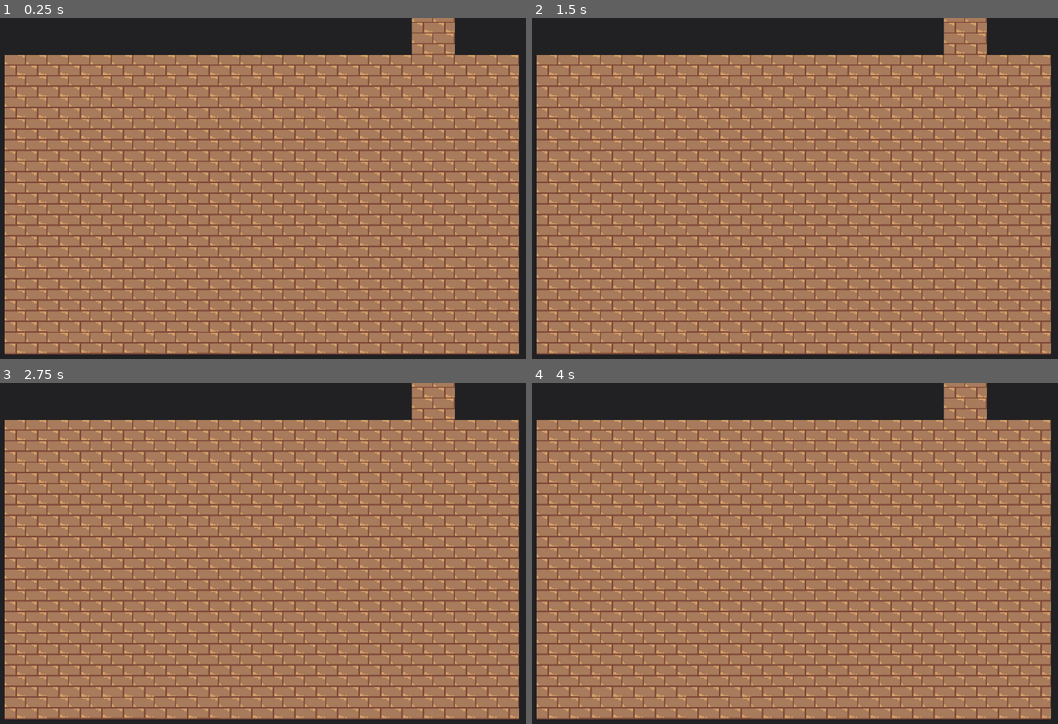
Above: before the commit, frames 1-4 (two rows, left to right).
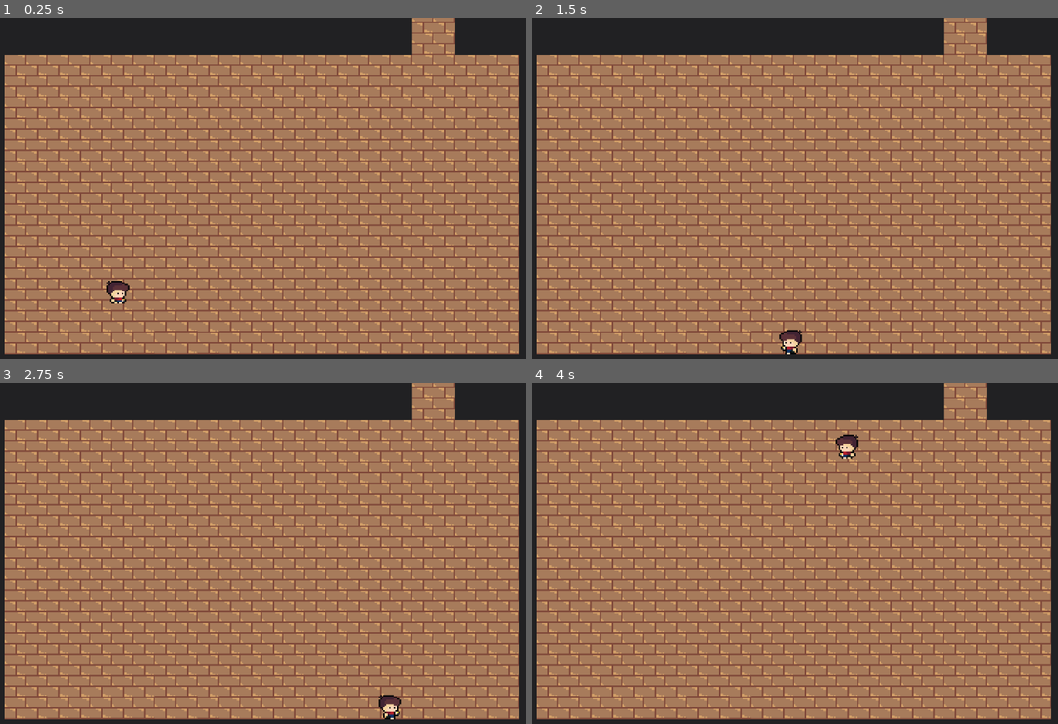
Above: after the commit, the same moments.

Repository: GabO-y/Game-Project_Comp.-Grafica
Game: Godot game, scene res://Cenas/House/House.tscn
Same seed, same stepped clock (60 frames per second), same inputs: the game is played once before the commit and once after it.
Inputs (mouse positions are in pixels of both pictures, inside the frame that each line leads up to):
- Up to frame 1 (0.25 s): no input
- Up to frame 2 (1.5 s): tap Enter (ui_accept) at 0.5, 0.6, 0.77, 1.07 s; move the mouse to (921, 174) at 0.52 s; hold Right (ui_right) 0.53-1.28 s; move the mouse to (663, 208) at 1.27 s; hold Down (ui_down) from 1.28 s (still down); tap Space (dash) at 1.35 s
- Up to frame 3 (2.75 s): tap Enter (ui_accept) at 1.52, 1.55, 1.82, 2, 2.1 s; move the mouse to (315, 478) at 2.02 s; release Down (ui_down) at 2.03 s; hold Right (ui_right) from 2.03 s (still down)
- Up to frame 4 (4 s): move the mouse to (752, 625) at 2.77 s; release Right (ui_right) at 2.78 s; hold Up (ui_up) 2.78-3.53 s; tap Space (dash) at 2.85 s; tap Enter (ui_accept) at 3.02, 3.05, 3.32, 3.6, 3.77 s; move the mouse to (973, 608) at 3.52 s; hold Left (ui_left) from 3.53 s (still down)

The runs differ from the first frame. In frame 1, 0.2% of the frame differs, in the area x 20-25%, y 77-84%; in frame 2, 0.2%; in frame 3, 0.2%; in frame 4, 0.2%, in the area x 57-63%, y 15-23%.

Commit message:
drop de items e chaves (prototipo)

Diff:
--- a/Cenas/Enemie/Fantasm/fantasm.gd
+++ b/Cenas/Enemie/Fantasm/fantasm.gd
@@ -83,6 +83,10 @@
 
 func die():
 
+	print("dropou:")
+	for i in drop:
+		print("\t", i)
+
 	if !is_active: return
 
 	anim.visible = false
@@ -100,3 +104,5 @@
 
 	await die.animation_finished
 	die.visible = false
+
+	die_alert.emit(drop, body.global_position)
--- a/Cenas/Enemie/Spawner/enemy_spawaner.gd
+++ b/Cenas/Enemie/Spawner/enemy_spawaner.gd
@@ -25,6 +25,7 @@
 		time = 0
 		enemies.append(spawanEmenie())
 		enemies_already_spawner += 1
+
 
 
 func get_random_point_in_area(area: Area2D) -> Vector2:
@@ -67,6 +68,8 @@
 	add_child(ene)
 	enemies.append(ene)
 
+	ene.die_alert.connect(_drop_items)
+
 	return ene
 
 func set_enemie(ene: PackedScene):
@@ -91,3 +94,27 @@
 	if enemies.size() > 0: return false
 	if enemies_already_spawner < limit_spawn: return false
 	return true
+
+func someone_cotains_key() -> bool:
+	for ene in enemies:
+		for item in ene.drop:
+			if item is Key:
+				return true
+
+	return false
+
+func _drop_items(drop, postion):
+
+	print("hdfkjdshfukhsdk")
+
+	for i in drop:
+		if i is Node2D:
+			if i is Key:
+				print("essa chave aqui: ", i.name)
+				i.global_position = position
+				add_child(i)
+				print("tem chave")
+				#Agr tem que fazer as coisas aqui
+				#a chave ja esta no nó spawn que gerencia isso (talvez por exquanto)
+				#So precisa fazer a chave ser vizualizada, e dps o player obter ela
+				#Tem que por a animação de pegar chave tbm
--- a/Cenas/Enemie/enemy.gd
+++ b/Cenas/Enemie/enemy.gd
@@ -17,8 +17,14 @@
 var dir: Vector2 = Vector2.ZERO #direção do inimigo, fiz pra facilitar com as animações
 var is_active: bool = false
 var knockback_force: float = 500.0
+var drop = []
+var max_drop_amount: int
 
 func _ready() -> void:
+
+	max_drop_amount = Globals.random_width([0,1,2], [40, 40, 5])
+
+	print("max: ", max_drop_amount)
 
 	if level > 1:
 		life *= 1 + (0.5 * level)
@@ -58,7 +64,7 @@
 	var distance = randf_range(0, radius)
 	return area.global_position + Vector2(cos(angle), sin(angle)) * distance
 
-func disable():
+func disable():# Fallback
 	is_active = false
 	body.collision_layer = 10
 	body.collision_mask = 10
@@ -84,6 +90,12 @@
 	body.velocity = knockback_dir * knockback_force
 
 func die():
+	print("dropou:")
+	for i in drop:
+		print("\t", i)
+
+	die_alert.emit(drop, body.global_position)
+
 	hide()
 	disable()
 
@@ -96,3 +108,5 @@
 	sprite.modulate = Color.RED
 	await get_tree().create_timer(0.1).timeout
 	sprite.modulate = original_color
+
+signal die_alert(drop, position)
--- a/Cenas/LightArmor/light_armor.gd
+++ b/Cenas/LightArmor/light_armor.gd
@@ -23,7 +23,6 @@
 	area.body_exited.connect(_reset_time_hit)
 
 	area.collision_mask = 2
-
 
 func _process(delta: float) -> void:
 
--- /dev/null
+++ b/Cenas/Objects/Keys/key.gd
@@ -0,0 +1,24 @@
+extends Item
+
+class_name Key
+
+var what_open: Array[String]
+
+static func generate_key(name: String) -> Item:
+	var key = Key.new()
+
+	var rooms_name = name.split(",")
+
+	key.what_open.append(str(rooms_name[0]))
+	key.what_open.append(str(rooms_name[1]))
+
+	key.name = name
+
+	return key
+
+func equals(key: Key):
+	if what_open[0] == key.what_open[0] and what_open[1] == key.what_open[1]:
+		return true
+	if what_open[0] == key.what_open[1] and what_open[1] == key.what_open[0]:
+		return true
+	return false
--- /dev/null
+++ b/Cenas/Objects/Keys/key.tscn
@@ -0,0 +1,14 @@
+[gd_scene load_steps=3 format=3 uid="uid://dw3qalysdkhwx"]
+
+[ext_resource type="Script" uid="uid://dihntck648mlm" path="res://Cenas/Objects/Keys/key.gd" id="1_bd1d6"]
+[ext_resource type="Texture2D" uid="uid://diy5gp5mllksu" path="res://Assets/Objects/Keys/key_common.png" id="2_ha1oj"]
+
+[node name="Key" type="Node2D" node_paths=PackedStringArray("sprite")]
+script = ExtResource("1_bd1d6")
+sprite = NodePath("Sprite2D")
+
+[node name="Sprite2D" type="Sprite2D" parent="."]
+texture_filter = 1
+position = Vector2(387, 387)
+scale = Vector2(49.375, 49.375)
+texture = ExtResource("2_ha1oj")
--- /dev/null
+++ b/Cenas/Objects/item.gd
@@ -0,0 +1,5 @@
+extends Node2D
+
+class_name Item
+
+@export var sprite: Sprite2D
--- /dev/null
+++ b/Cenas/Objects/item.tscn
@@ -0,0 +1,8 @@
+[gd_scene load_steps=2 format=3 uid="uid://dhr4yauog3de"]
+
+[ext_resource type="Script" uid="uid://beu2v85bs2cra" path="res://Cenas/Objects/item.gd" id="1_n4uwx"]
+
+[node name="Item" type="Node2D"]
+script = ExtResource("1_n4uwx")
+
+[node name="Sprite2D" type="Sprite2D" parent="."]
--- a/Cenas/Player/Player.tscn
+++ b/Cenas/Player/Player.tscn
@@ -220,8 +220,10 @@
 
 [sub_resource type="CircleShape2D" id="CircleShape2D_yjlpd"]
 
-[node name="Player" type="Node2D" groups=["player"]]
+[node name="Player" type="Node2D" node_paths=PackedStringArray("player_body", "anim") groups=["player"]]
 script = ExtResource("1_yjlpd")
+player_body = NodePath("CharacterBody2D")
+anim = NodePath("CharacterBody2D/AnimatedSprite2D")
 
 [node name="CharacterBody2D" type="CharacterBody2D" parent="." groups=["player"]]
 
--- a/Cenas/Player/player.gd
+++ b/Cenas/Player/player.gd
@@ -3,6 +3,7 @@
 
 @export var armor: LightArmor
 @export var armor_energie: int
+var items: Array[Item]
 
 var input_vector
 
@@ -19,12 +20,14 @@
 var can_teleport = true
 var last_direction_right
 
-@onready var player_body := $CharacterBody2D as CharacterBody2D
-@onready var anim := $CharacterBody2D/AnimatedSprite2D
+@export var player_body: CharacterBody2D
+@export var anim: AnimatedSprite2D
 
 var enemies_touch = {}
 
 func _ready() -> void:
+
+	items.append(Key.generate_key("SafeRoom,Hallway1"))
 
 	var hit_area = $CharacterBody2D/HitArea as Area2D
 
@@ -34,6 +37,9 @@
 	armor = preload("res://Cenas/LightArmor/Lantern/Lantern.tscn").instantiate()
 	armor.player = self
 	add_child(armor)
+
+	for i in items:
+		print(i.name)
 
 
 func _process(delta: float) -> void:
--- a/Cenas/Rooms/Door/Door.tscn
+++ b/Cenas/Rooms/Door/Door.tscn
@@ -5,8 +5,10 @@
 [sub_resource type="CircleShape2D" id="CircleShape2D_6rchu"]
 radius = 7.0
 
-[node name="Door" type="Node2D"]
+[node name="Door" type="Node2D" node_paths=PackedStringArray("area")]
 script = ExtResource("1_8re4r")
+area = NodePath("Area2D")
+is_locked = true
 
 [node name="Area2D" type="Area2D" parent="."]
 
--- a/Cenas/Rooms/Door/door.gd
+++ b/Cenas/Rooms/Door/door.gd
@@ -2,16 +2,12 @@
 
 class_name Door
 
-@onready var area: Area2D;
+@export var area: Area2D;
 var goTo #Room que ele deve ir
+@export var is_locked: bool
 
-func _ready() -> void:
-	for i in get_children():
-		if i is Area2D:
-			area = i
-			area.body_entered.connect(_player_enter)
-			break
-
+func _ready():
+	area.body_entered.connect(_player_enter)
 
 func _player_enter(body):
 
@@ -28,10 +24,20 @@
 	else:
 		player = body.get_parent()
 
+	var contains_key = false
+
+	for i in player.items:
+		if i is Key:
+			if name in i.what_open:
+				contains_key = true
+				break
+
+	if !contains_key:
+		return
+
 	for i in get_children():
 		if i is Area2D:
 			i.set_deferred("monitoring", false)
-
 
 	print(Globals.current_scene.is_clean())
 
--- a/Cenas/Rooms/Hallway1.tscn
+++ b/Cenas/Rooms/Hallway1.tscn
@@ -292,8 +292,9 @@
 [sub_resource type="LabelSettings" id="LabelSettings_dhlrb"]
 font_size = 34
 
-[node name="Hallway1" type="Node2D" groups=["rooms"]]
+[node name="Hallway1" type="Node2D" node_paths=PackedStringArray("spaweners") groups=["rooms"]]
 script = ExtResource("1_ul83h")
+spaweners = [NodePath("FantasmSpawn")]
 
 [node name="TileMapLayer" type="TileMapLayer" parent="."]
 texture_filter = 1
@@ -305,7 +306,7 @@
 
 [node name="FantasmSpawn" parent="." groups=["spawns"] instance=ExtResource("5_adw16")]
 position = Vector2(454, 319)
-limit_spawn = 1
+limit_spawn = 5
 
 [node name="Test" parent="." instance=ExtResource("4_1535b")]
 position = Vector2(785, 278)
--- a/Cenas/Rooms/SafeRoom.tscn
+++ b/Cenas/Rooms/SafeRoom.tscn
@@ -300,3 +300,4 @@
 
 [node name="Hallway1" parent="." instance=ExtResource("4_6qrko")]
 position = Vector2(724, 201)
+is_locked = false
--- a/Cenas/Rooms/room.gd
+++ b/Cenas/Rooms/room.gd
@@ -2,8 +2,11 @@
 
 class_name Room
 
+@export var is_clear: bool = false
 @export var finish = false
-var spaweners = []
+@export var spaweners: Array[Spawn]
+@export var spread: bool = false
+var spread_one = false
 var doors: Array[Door]
 
 func _ready() -> void:
@@ -13,13 +16,18 @@
 		if child is Door:
 			doors.append(child)
 
+func _process(delta: float) -> void:
+	if spread:
+		spread_items()
 
 func is_clean() -> bool:
 	for spawn in spaweners:
 		if spawn is Spawn:
 			if !spawn.is_clean(): return false
+
+	claer_room.emit()
+
 	return true
-
 
 func desable():
 	switch_process(false)
@@ -28,8 +36,11 @@
 	switch_process(true)
 
 func switch_process(mode: bool):
+
 	if mode: show()
 	else: hide()
+
+	spread = mode
 
 	for item in get_children():
 		if item is Door:
@@ -38,3 +49,49 @@
 			item.collision_enabled = mode
 		if item is Spawn:
 			item.switch(mode)
+
+func spread_items():
+	for spa in spaweners:
+
+		if spa.enemies_already_spawner == spa.limit_spawn and spread_one:
+			return
+
+		print("a")
+
+		for ene in spa.enemies:
+
+			if !spa.someone_cotains_key():
+				ene.drop.append(get_random_key())
+
+			if ene.drop.size() < ene.max_drop_amount:
+				ene.drop.append(get_random_drop())
+
+			spread_one = true
+
+signal claer_room
+
+func get_random_key() -> Key:
+
+	var possible_keys = []
+
+	for i in get_children():
+		if i is Door:
+			possible_keys.append(str(name, ",", i.name))
+
+	var random_key_name = possible_keys.pick_random()
+
+	var key = Key.generate_key(random_key_name)
+
+	while Globals.already_keys.find(random_key_name) != -1:
+		random_key_name = possible_keys.pick_random()
+
+
+	Globals.already_keys.append(random_key_name)
+
+	print("chave gerada: ", key)
+
+	return key
+
+func get_random_drop():
+	return Globals.random_width(["A", "B", "C"], [50, 40, 10])
+	pass
--- a/Cenas/Rooms/room_manager.gd
+++ b/Cenas/Rooms/room_manager.gd
@@ -5,16 +5,19 @@
 func _ready() -> void:
 
 	for room in get_tree().get_nodes_in_group("rooms"):
+
 		room.desable()
+		room.spread_items()
+
 		for door in room.doors:
 			door.player_in.connect(_teleport)
-
 
 func _teleport(player, goTo):
 
 	Globals.desable_room()
 	Globals.current_scene = goTo.get_parent()
 	Globals.enable_room()
+	Globals.spread_items()
 
 	player.global_position = goTo.area.global_position
 
--- a/globals.gd
+++ b/globals.gd
@@ -5,8 +5,17 @@
 var can_teleport = true
 var player: Player
 var die = false
+var already_keys = []
 
 func _process(delta: float) -> void:
+
+	if Input.is_action_just_pressed("ui_accept"):
+
+		for i in already_keys:
+			print(i)
+
+		if already_keys.is_empty():
+			print("vazio")
 
 	if Input.is_key_pressed(KEY_SPACE) and die:
 		die = false
@@ -31,3 +40,50 @@
 
 func is_clean_room():
 	return current_scene.is_clean()
+
+func add_probably_key(r1: String, r2: String):
+
+	for keys in already_keys:
+
+		var k = keys[0].split(",")
+
+		if str(k[0]) == r1 and str(k[1]) == r2:
+			#print("negada chave: ", str(k[0], ",", k[1]))
+			return
+		elif str(k[0]) == r2 and str(k[1]) == r1:
+			#print("negada chave: ", str(k[1], ",", k[0]))
+			return
+
+	#print("aceita chave: ", str(r1, ",", r2))
+
+	var new_key = Key.generate_key(r1 + "," + r2)
+
+	already_keys.append([new_key, true])
+
+func spread_items():
+	current_scene.spread_items()
+
+func random_width(options: Array, widths: Array):
+	var total_width = 0
+	for width in widths:
+		total_width += width
+
+	var rand = randf() * total_width
+	var accumulate = 0
+
+	for i in range(options.size()):
+		accumulate += widths[i]
+		if rand < accumulate:
+			return options[i]
+
+	return options[0]  # Fallback
+
+func available_key(key: Key) -> bool:
+
+	for i in already_keys:
+		var key_a = i[0] as Key
+
+		if key_a.equals(key):
+			return false
+
+	return true
Binary file added: Assets/Objects/Keys/key_common.png
Not shown, added: Assets/Objects/Keys/key_common.png.import
Not shown: 1 places in Cenas/House/House.tscn that only renumber resources
Not shown, added: Cenas/Objects/Keys/key.gd.uid
Not shown, added: Cenas/Objects/item.gd.uid
Not shown: 1 places in Cenas/Rooms/Hallway1.tscn that only renumber resources
